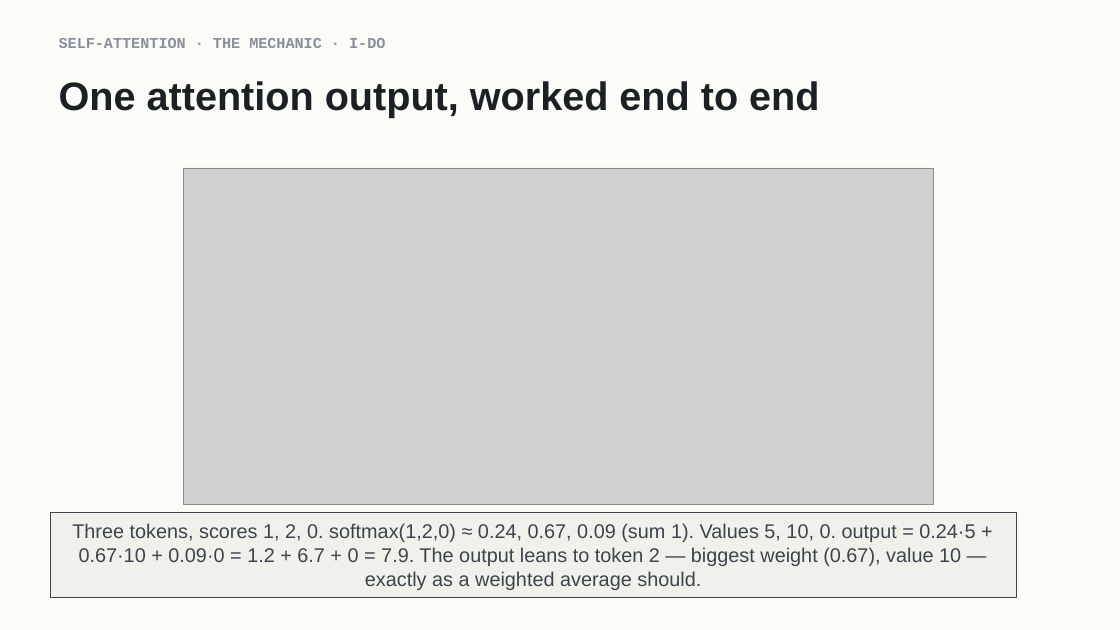
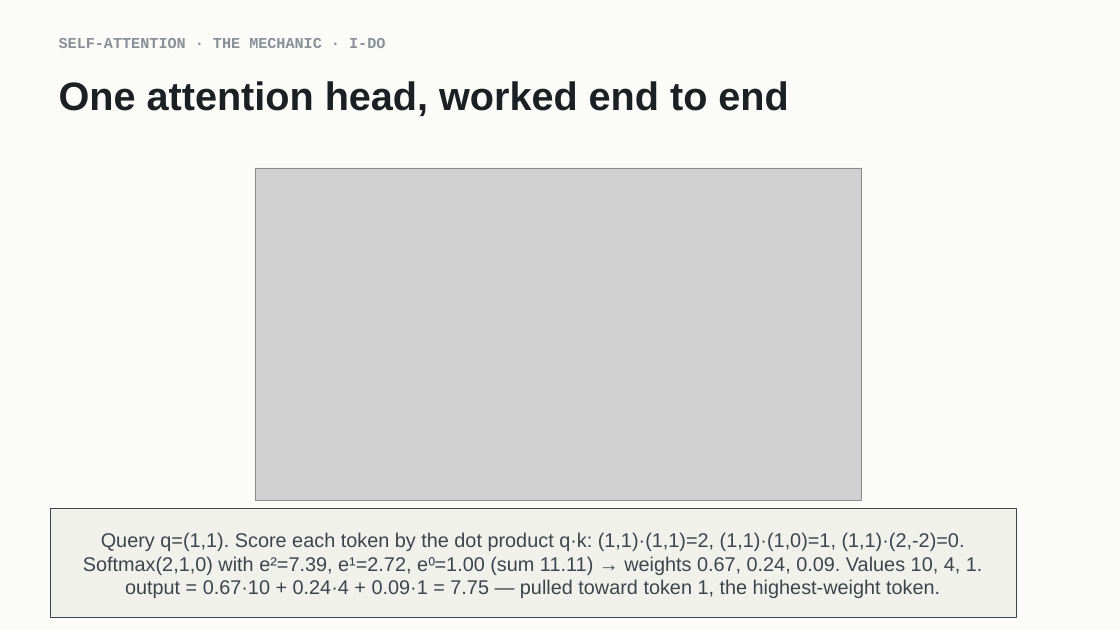
Before and after one commit to indigobio/msacl_dl_course, a slide deck: slide 13 of slides/pptx/lecture07_attention.pptx (slide 14 before the commit). Drawn at 1120x630 pixels with LibreOffice and Linux fonts; fonts in the diff are those of the drawing; grey boxes stand for pictures. Boxes give left, top, right and bottom in pixels: in the first picture for what was removed or moved away, otherwise in the second. Text is boxed around its words. In the diff, an @@ line names an element or a change of style, - is before the commit and + after.

```diff
--- a/slides/pptx/lecture07_attention.pptx
+++ b/slides/pptx/lecture07_attention.pptx
@@ text at bbox=[59, 81, 788, 116]: text changed @@
-One attention output, worked end to end
+One attention head, worked end to end
@@ picture: place and size @@
-picture at bbox=[184, 168, 934, 504]
+picture at bbox=[255, 168, 861, 501]
@@ rectangle "Query q=(1,1). Score each token ...": place and size @@
-rectangle "Query q=(1,1). Score each token ..." at bbox=[50, 513, 1017, 597]
+rectangle "Query q=(1,1). Score each token ..." at bbox=[50, 509, 1017, 618]
@@ text in rectangle at bbox=[83, 532, 983, 598]: text changed @@
-Three tokens, scores 1, 2, 0. softmax(1,2,0) ≈ 0.24, 0.67, 0.09 (sum 1). Values 5, 10, 0. output = 0.24·5 + 0.67·10 + 0.09·0 = 1.2 + 6.7 + 0 = 7.9. The output leans to token 2 — biggest weight (0.67), value 10 — exactly as a weighted average should.
+Query q=(1,1). Score each token by the dot product q·k: (1,1)·(1,1)=2, (1,1)·(1,0)=1, (1,1)·(2,-2)=0. Softmax(2,1,0) with e²=7.39, e¹=2.72, e⁰=1.00 (sum 11.11) → weights 0.67, 0.24, 0.09. Values 10, 4, 1. output = 0.67·10 + 0.24·4 + 0.09·1 = 7.75 — pulled toward token 1, the highest-weight token.
```
Also in this commit, not shown: 3 other slides changed, 2 slides added, 3 slides removed, 10 other files.
